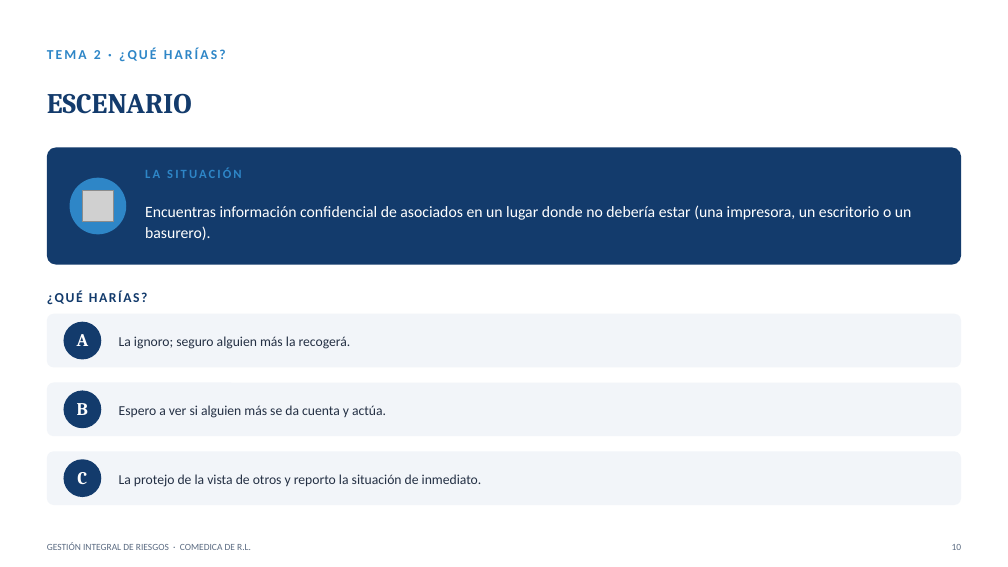
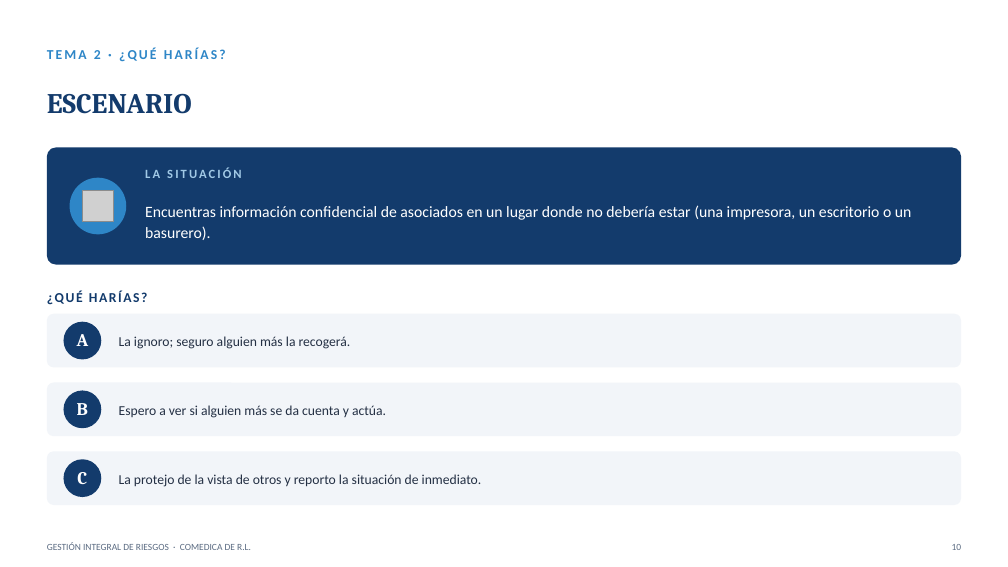
Before and after one commit to menjivar201280/riesgo, a slide deck: slide 10 of capacitacion-riesgos-2025/CAPACITACION_RIESGOS_2025.pptx. Drawn at 1008x567 pixels with LibreOffice and Linux fonts; fonts in the diff are those of the drawing; grey boxes stand for pictures. Boxes give left, top, right and bottom in pixels: in the first picture for what was removed or moved away, otherwise in the second. Text is boxed around its words. In the diff, an @@ line names an element or a change of style, - is before the commit and + after.

```diff
--- a/capacitacion-riesgos-2025/CAPACITACION_RIESGOS_2025.pptx
+++ b/capacitacion-riesgos-2025/CAPACITACION_RIESGOS_2025.pptx
@@ text "LA SITUACIÓN" at (x1=145, y1=168, x2=242, y2=178): text colour #2E86C7 to #A1C9E6 @@
```
Also in this commit, not shown: 6 other slides changed.
